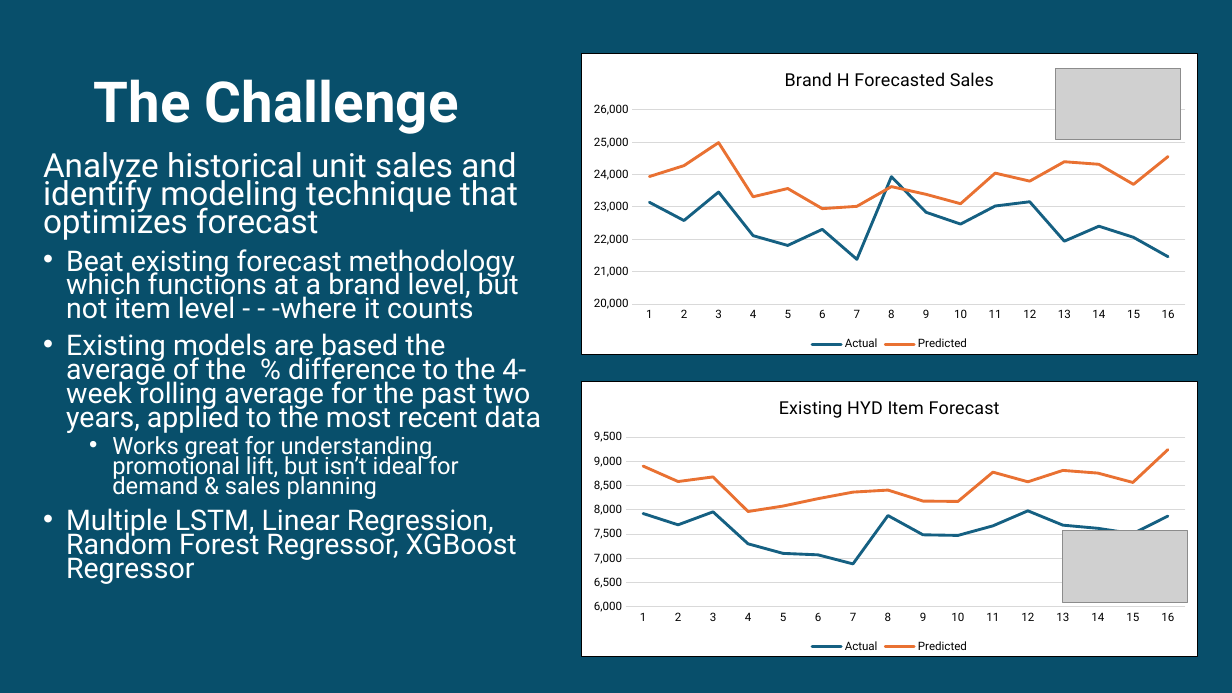
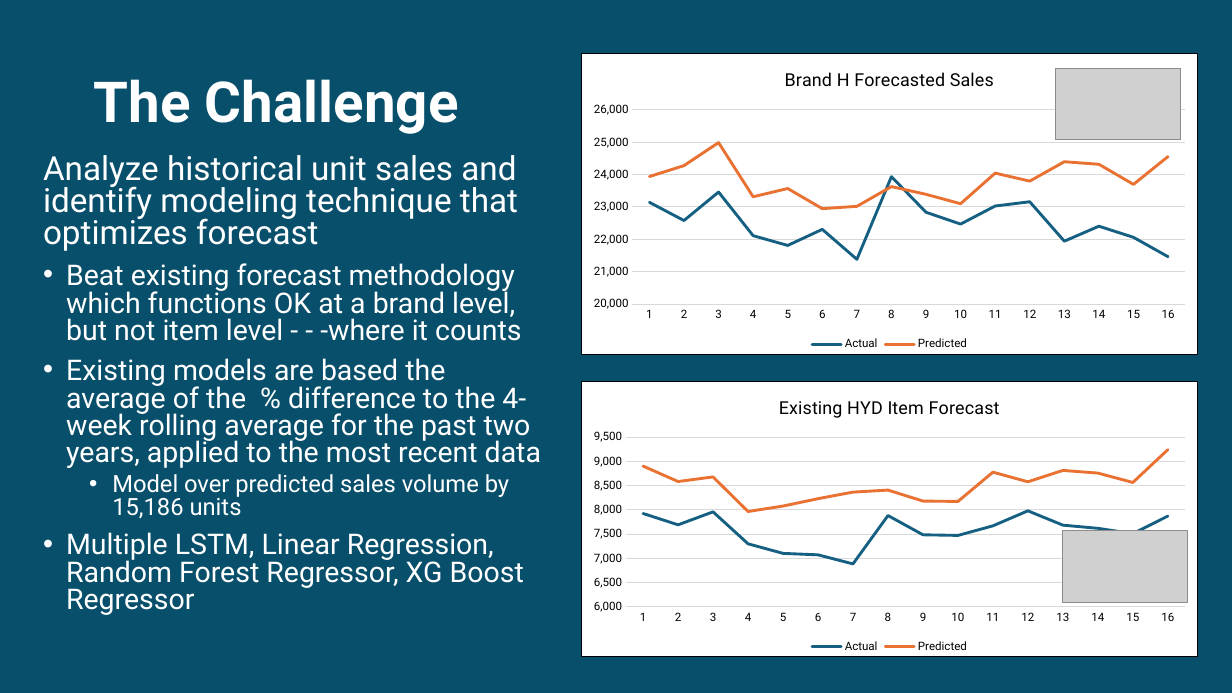
Before and after one commit to jstipe1/AI_Project_3, a slide deck: slide 2 of Forecasting_presentation.pptx. Drawn at 1232x693 pixels with LibreOffice and Linux fonts; fonts in the diff are those of the drawing; grey boxes stand for pictures. Boxes give left, top, right and bottom in pixels: in the first picture for what was removed or moved away, otherwise in the second. Text is boxed around its words. In the diff, an @@ line names an element or a change of style, - is before the commit and + after.

```diff
--- a/Forecasting_presentation.pptx
+++ b/Forecasting_presentation.pptx
@@ text at (43, 155, 541, 468): line spacing 0.7 to 0.8 @@
@@ text at (66, 263, 522, 341): text changed @@
-• Beat existing forecast methodology which functions at a brand level, but not item level - - -where it counts
+• Beat existing forecast methodology which functions OK at a brand level, but not item level - - -where it counts
@@ text at (66, 474, 524, 615): text changed; size 18.5 to 22.2 pt @@
-  • Works great for understanding promotional lift, but isn’t ideal for demand & sales planning
-• Multiple LSTM, Linear Regression, Random Forest Regressor, XGBoost Regressor
+  • Model over predicted sales volume by 15,186 units
+• Multiple LSTM, Linear Regression, Random Forest Regressor, XG Boost Regressor
```
Also in this commit, not shown: 7 other slides changed.
